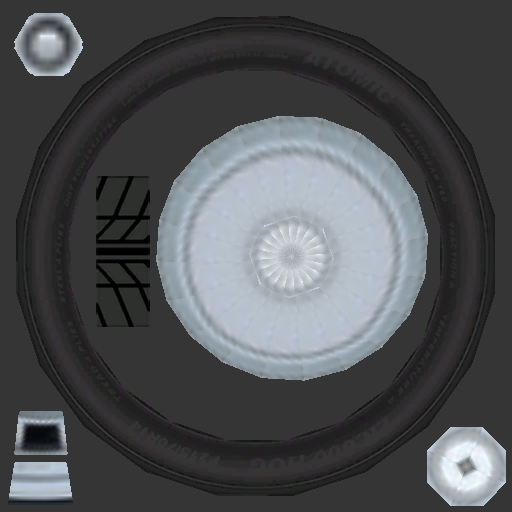
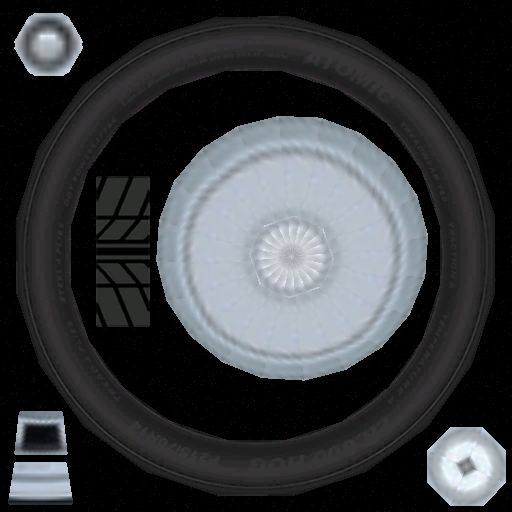
Comparing the layer stacks of the two 512×512 images. Changes:
painted on "WHEEL_LP400" over 8, 13, 506, 506
painted on "BACKGROUND" over 0, 0, 512, 512
